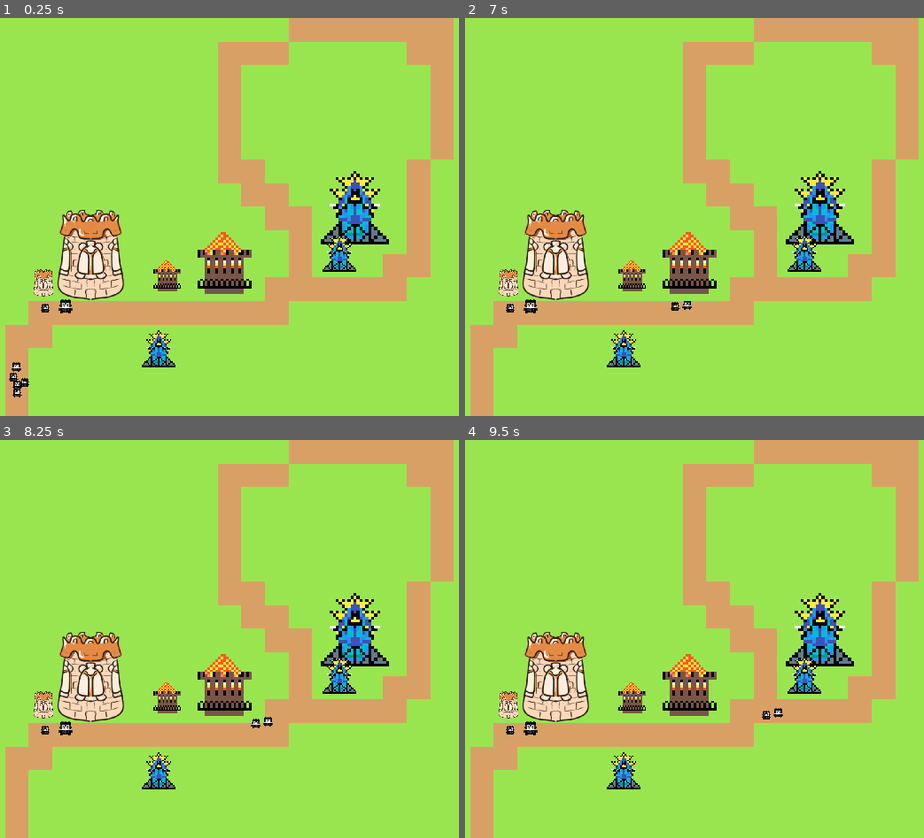
Above: before the commit, frames 1-4 (two rows, left to right).
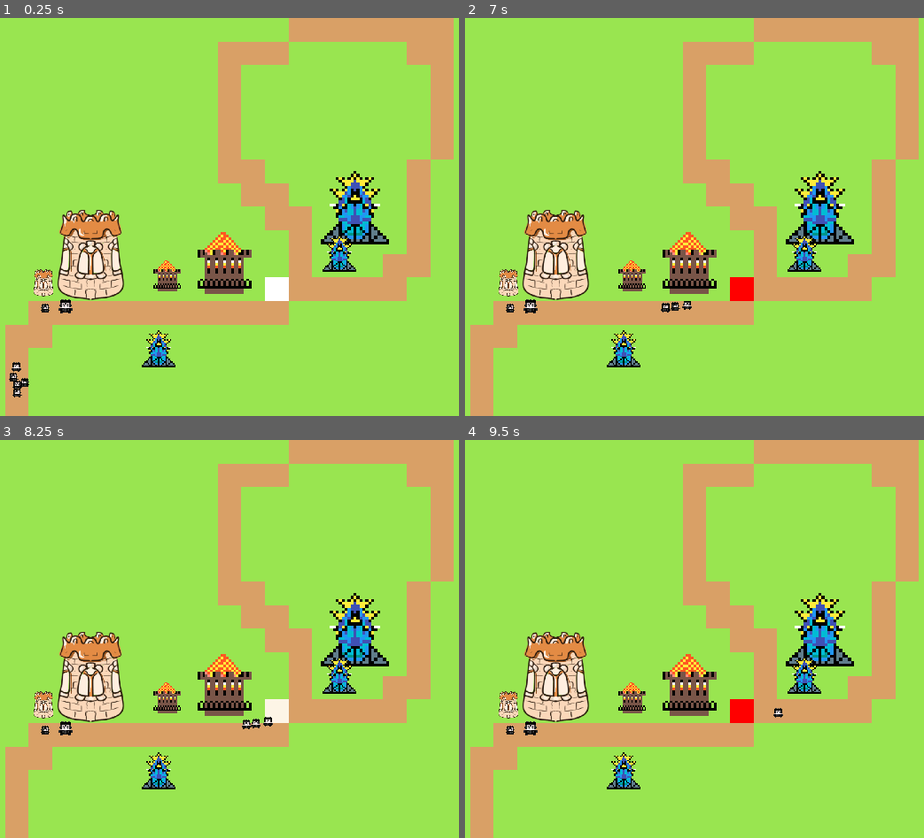
Above: after the commit, the same moments.

Repository: albert22o/gmtk2023
Game: Godot game, scene res://scenes/game.tscn
Same seed, same stepped clock (60 frames per second), same inputs: the game is played once before the commit and once after it.
Inputs:
- Up to frame 1 (0.25 s): no input
- Up to frame 2 (7 s): tap Enter at 5.75 s
- Up to frame 3 (8.25 s): no input
- Up to frame 4 (9.5 s): no input

The runs differ from the first frame. In frame 1, 0.3% of the frame differs, in the area x 57-63%, y 65-72%; in frame 2, 0.4%, in the area x 42-63%, y 65-74%; in frame 3, 0.3%; in frame 4, 0.3%.

Commit message:
сделал шипы

Diff:
--- a/Bullet.tscn
+++ b/scenes/Bullet.tscn
@@ -1,6 +1,6 @@
 [gd_scene load_steps=4 format=2]
 
-[ext_resource path="res://Bullet.gd" type="Script" id=2]
+[ext_resource path="res://scripts/Bullet.gd" type="Script" id=2]
 
 [sub_resource type="RectangleShape2D" id=3]
 extents = Vector2( 4, 4 )
@@ -18,7 +18,7 @@
 
 [node name="Sprite" type="Sprite" parent="."]
 
-[node name="Area2D" type="Area2D" parent="."]
+[node name="Area2D" type="Area2D" parent="." groups=["damage"]]
 
 [node name="CollisionShape2D" type="CollisionShape2D" parent="Area2D"]
 shape = SubResource( 3 )
--- a/Tower.tscn
+++ b/scenes/Tower.tscn
@@ -1,7 +1,7 @@
 [gd_scene load_steps=6 format=2]
 
-[ext_resource path="res://Tower.gd" type="Script" id=1]
-[ext_resource path="res://Bullet.tscn" type="PackedScene" id=2]
+[ext_resource path="res://scripts/Tower.gd" type="Script" id=1]
+[ext_resource path="res://scenes/Bullet.tscn" type="PackedScene" id=2]
 [ext_resource path="res://sprites/pixil-frame-0_4.png" type="Texture" id=3]
 
 [sub_resource type="CircleShape2D" id=2]
--- a/scenes/game.tscn
+++ b/scenes/game.tscn
@@ -6,7 +6,8 @@
 [ext_resource path="res://sprites/pixil-frame-0_2.png" type="Texture" id=4]
 [ext_resource path="res://sprites/bashnya_1.png" type="Texture" id=5]
 [ext_resource path="res://sprites/pixil-frame-0_4.png" type="Texture" id=6]
-[ext_resource path="res://Tower.tscn" type="PackedScene" id=7]
+[ext_resource path="res://scenes/Tower.tscn" type="PackedScene" id=7]
+[ext_resource path="res://scenes/pit.tscn" type="PackedScene" id=8]
 
 [node name="game" type="Node2D"]
 
@@ -15,6 +16,9 @@
 bake_navigation = true
 format = 1
 tile_data = PoolIntArray( 0, 0, 0, 1, 0, 0, 2, 0, 0, 3, 0, 0, 4, 0, 0, 5, 0, 0, 6, 0, 0, 7, 0, 0, 8, 0, 0, 9, 0, 0, 10, …(7217 unchanged characters)…
+
+[node name="pit" parent="." instance=ExtResource( 8 )]
+position = Vector2( 992, 736 )
 
 [node name="unit" parent="." instance=ExtResource( 2 )]
 position = Vector2( 283, 1042 )
--- /dev/null
+++ b/scenes/pit.tscn
@@ -0,0 +1,25 @@
+[gd_scene load_steps=4 format=2]
+
+[ext_resource path="res://scripts/pit.gd" type="Script" id=1]
+
+[sub_resource type="QuadMesh" id=1]
+
+[sub_resource type="RectangleShape2D" id=2]
+extents = Vector2( 32, 32 )
+
+[node name="pit" type="Node2D"]
+script = ExtResource( 1 )
+
+[node name="MeshInstance2D" type="MeshInstance2D" parent="."]
+scale = Vector2( 64, 64 )
+mesh = SubResource( 1 )
+
+[node name="Timer" type="Timer" parent="."]
+autostart = true
+
+[node name="Area2D" type="Area2D" parent="." groups=["damage"]]
+
+[node name="CollisionShape2D" type="CollisionShape2D" parent="Area2D"]
+shape = SubResource( 2 )
+
+[connection signal="timeout" from="Timer" to="." method="Change_state"]
--- a/scenes/unit.tscn
+++ b/scenes/unit.tscn
@@ -17,9 +17,16 @@
 position = Vector2( 2, 9 )
 texture = ExtResource( 3 )
 
+[node name="Area2D" type="Area2D" parent="."]
+
+[node name="CollisionShape2D2" type="CollisionShape2D" parent="Area2D"]
+shape = SubResource( 1 )
+
 [node name="NavigationAgent2D" type="NavigationAgent2D" parent="."]
 
 [node name="Line2D" type="Line2D" parent="."]
 
 [node name="CollisionShape2D" type="CollisionShape2D" parent="."]
 shape = SubResource( 1 )
+
+[connection signal="area_entered" from="Area2D" to="." method="_on_Area2D_area_entered"]
--- a/Bullet.gd
+++ b/scripts/Bullet.gd
@@ -12,5 +12,4 @@
 
 func _on_Area2D_body_entered(body):
 	if(body.is_in_group("unit")):
-		body.Destroy()
 		self.queue_free()
--- /dev/null
+++ b/scripts/pit.gd
@@ -0,0 +1,18 @@
+extends Node2D
+
+var is_on = false
+
+func _ready():
+	pass
+
+func Change_state():
+
+	if is_on==false:
+		is_on=true
+		$MeshInstance2D.self_modulate = Color.red
+		$Area2D/CollisionShape2D.disabled=false
+	else:
+		print(676767)
+		is_on=false
+		$MeshInstance2D.self_modulate = Color.oldlace
+		$Area2D/CollisionShape2D.disabled=true
--- a/scripts/unit.gd
+++ b/scripts/unit.gd
@@ -26,3 +26,8 @@
 
 func Destroy():
 	self.queue_free()
+
+
+func _on_Area2D_area_entered(area):
+	if(area.is_in_group("damage")):
+		Destroy()
Not shown: 1 places in scenes/game.tscn that only renumber resources
Renamed: Tower.gd -> scripts/Tower.gd
